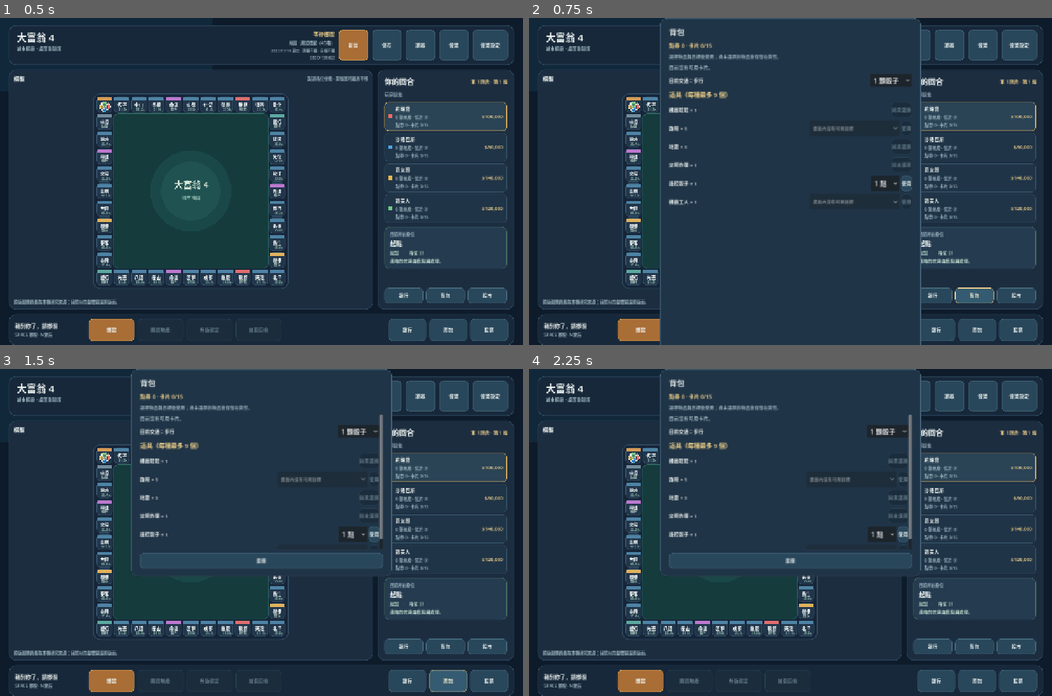
Above: before the commit, frames 1-4 (two rows, left to right).
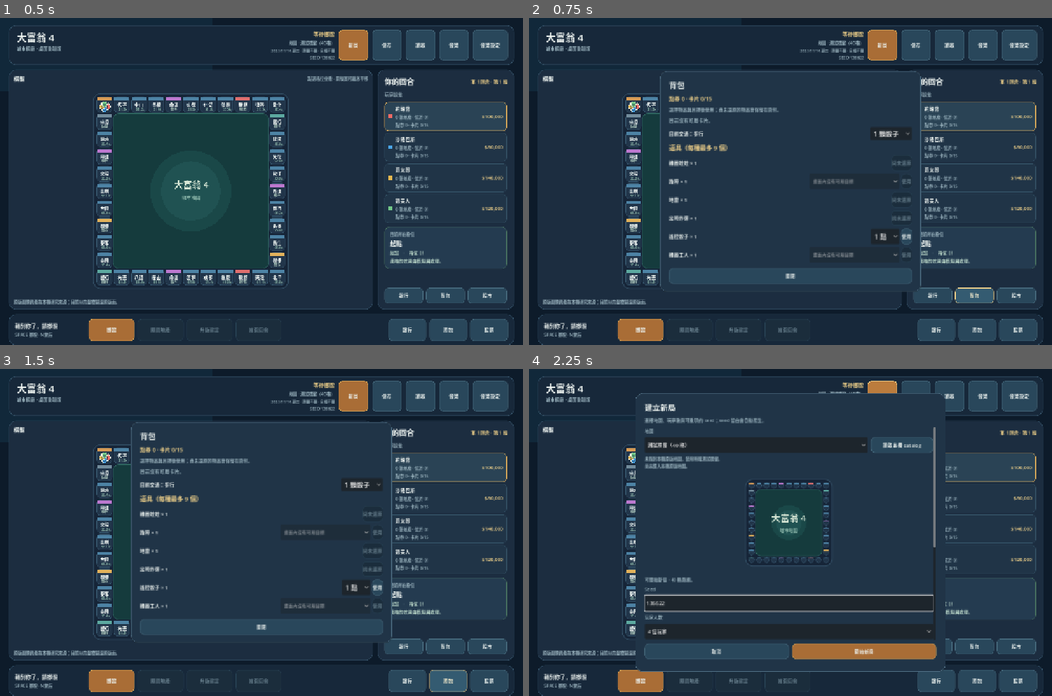
Above: after the commit, the same moments.

Repository: nurockplayer/richman4-remake
Game: Godot game, scene res://game/main.tscn
Two runs of this game, one before a commit and one after it. Both use one fixed random seed, a clock stepped at 60 frames per second and the inputs below.
Inputs:
- Up to frame 1 (0.5 s): no input
- Up to frame 2 (0.75 s): click "背包" at 0.5 s
- Up to frame 3 (1.5 s): click "背包" at 1.25 s
- Up to frame 4 (2.25 s): click "新局" at 2 s

Frame 1 is identical in both runs. In frame 2, 6.4% of the frame differs, in the area x 25-75%, y 0-100%; in frame 3, 7.8%; in frame 4, 15%, in the area x 20-80%, y 0-93%.

Commit message:
fix: fit inventory popups after dynamic content layout

Diff:
--- a/game/ui/main_ui.gd
+++ b/game/ui/main_ui.gd
@@ -588,6 +588,7 @@
 	bank_box.add_child(bank_close)
 
 	cards_popup = _make_popup(Vector2i(640, 500))
+	cards_popup.min_size = Vector2i(640, 500)
 	var cards_box := _popup_box(cards_popup)
 	cards_box.add_child(_make_label("背包", 19, TEXT_MAIN))
 	inventory_balance_label = _make_label("", 13, TEXT_GOLD)
@@ -607,6 +608,7 @@
 	cards_box.add_child(_make_button("關閉", cards_popup.hide))
 
 	shop_popup = _make_popup(Vector2i(700, 530))
+	shop_popup.min_size = Vector2i(700, 530)
 	var shop_box := _popup_box(shop_popup)
 	shop_box.add_child(_make_label("點券商店", 19, TEXT_MAIN))
 	shop_balance_label = _make_label("", 13, TEXT_GOLD)
@@ -1411,7 +1413,16 @@
 	if not _is_human_turn():
 		return
 	_update_cards_popup()
-	cards_popup.popup_centered()
+	cards_popup.popup_centered(Vector2i(640, 540))
+	_settle_inventory_popup(cards_popup, Vector2i(640, 540))
+
+func _settle_inventory_popup(popup: PopupPanel, desired_size: Vector2i) -> void:
+	# Newly rebuilt rows need a layout frame before their wrapped minimum height
+	# is valid. Refit after that frame so the close button remains on screen.
+	await get_tree().process_frame
+	if is_instance_valid(popup) and popup.visible:
+		popup.size = desired_size
+		popup.move_to_center()
 
 func _on_stocks_pressed() -> void:
 	if not _is_human_turn():
@@ -2096,7 +2107,8 @@
 	if not _is_human_turn() or not _shop_available():
 		return
 	_update_shop_popup()
-	shop_popup.popup_centered()
+	shop_popup.popup_centered(Vector2i(700, 560))
+	_settle_inventory_popup(shop_popup, Vector2i(700, 560))
 
 func _update_shop_popup() -> void:
 	for child in shop_popup_list.get_children():
--- a/tests/inventory_ui.gd
+++ b/tests/inventory_ui.gd
@@ -21,6 +21,10 @@
 	expect(int(ui.state.get("version", 0)) == 4, "UI new game opts into original inventory")
 	ui._on_cards_pressed()
 	expect(ui.cards_popup.visible, "backpack opens before rolling")
+	await process_frame
+	await process_frame
+	expect(ui.cards_popup.size.y <= 800, "backpack and close button fit the default viewport")
+	expect(ui.cards_popup.size.x >= 600, "backpack keeps room for target controls")
 	expect(ui.inventory_balance_label.text.contains("點券 0"), "backpack displays starting points")
 	expect(ui.cards_popup_list.get_child_count() >= 8, "backpack displays all six opening tools")
 	ui.cards_popup.hide()
@@ -39,6 +43,10 @@
 	expect(ui.shop_button.visible and not ui.shop_button.disabled, "landing exposes the point shop button")
 	ui.shop_button.pressed.emit()
 	expect(ui.shop_popup.visible, "point shop opens from its button")
+	await process_frame
+	await process_frame
+	expect(ui.shop_popup.size.y <= 800, "shop and close button fit the default viewport")
+	expect(ui.shop_popup.size.x >= 700, "shop keeps room for transaction controls")
 	var buy: Button = ui.shop_popup.find_child("Buy_路障", true, false)
 	expect(buy != null, "shop exposes roadblock purchase")
 	if buy != null:
